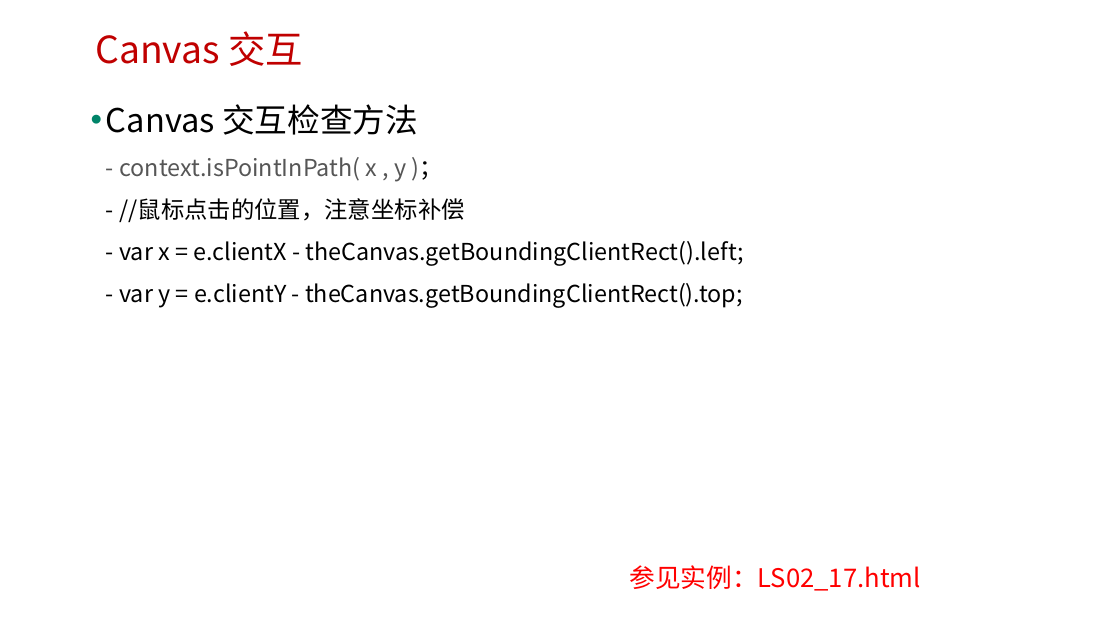
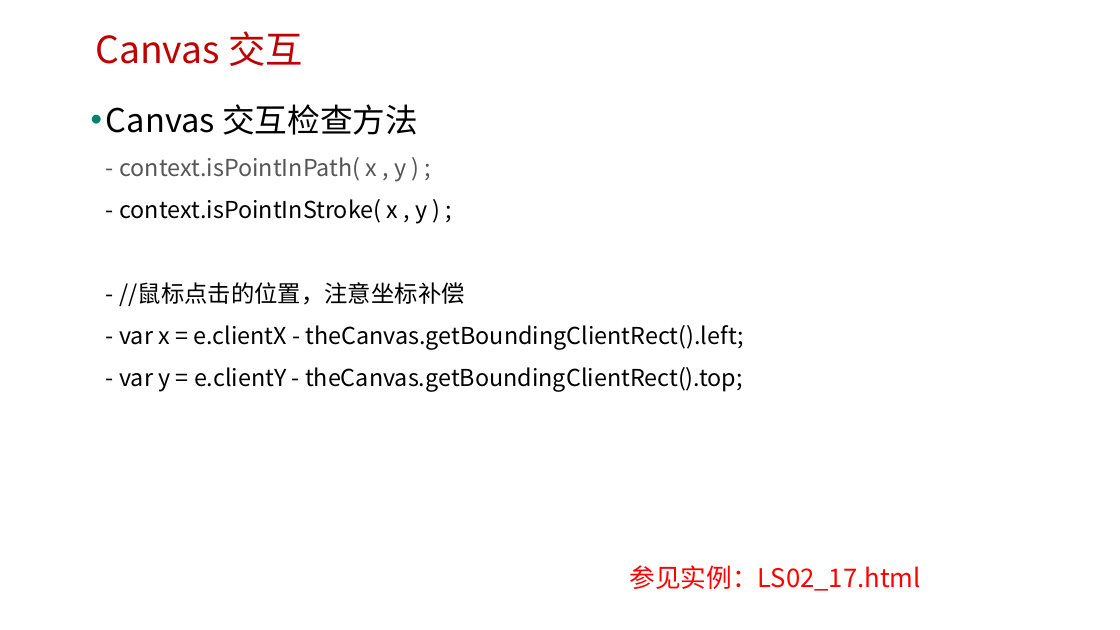
Before and after one commit to edu2act/course-H5-Animation-and-Game-Development, a slide deck: slide 42 of 课程PPT/（02）H5 Canvas图形绘制.pptx. Drawn at 1120x630 pixels with LibreOffice and Linux fonts; fonts in the diff are those of the drawing; background and template pictures are left out. Boxes give left, top, right and bottom in pixels: in the first picture for what was removed or moved away, otherwise in the second. Text is boxed around its words. In the diff, an @@ line names an element or a change of style, - is before the commit and + after.

```diff
--- a/课程PPT/（02）H5 Canvas图形绘制.pptx
+++ b/课程PPT/（02）H5 Canvas图形绘制.pptx
@@ text at [106,104,744,392]: text changed @@
-• Canvas 交互检查方法
-  - context.isPointInPath( x , y )；
-  - //鼠标点击的位置，注意坐标补偿
-  - var x = e.clientX - theCanvas.getBoundingClientRect().left;
-  - var y = e.clientY - theCanvas.getBoundingClientRect().top;
+• Canvas 交互检查方法
+  - context.isPointInPath( x , y ) ;
+  - context.isPointInStroke( x , y ) ;
+  - //鼠标点击的位置，注意坐标补偿
+  - var x = e.clientX - theCanvas.getBoundingClientRect().left;
+  - var y = e.clientY - theCanvas.getBoundingClientRect().top;
```
Also in this commit, not shown: 1 other slide changed, 9 other files.
